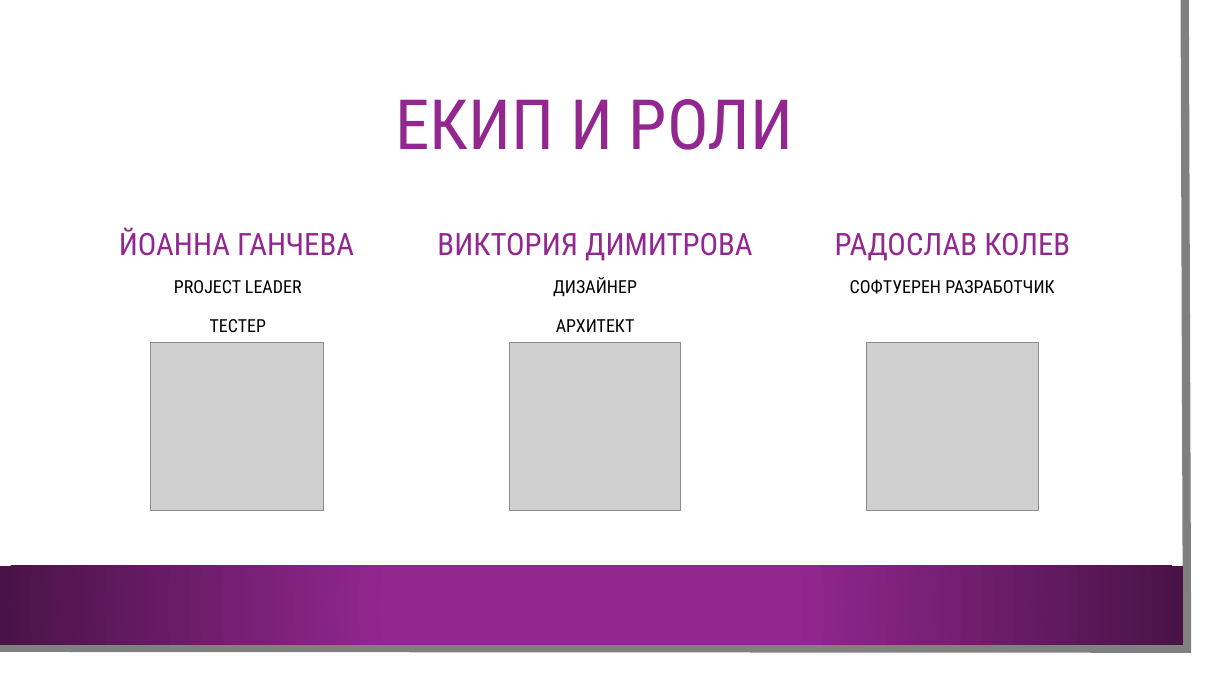
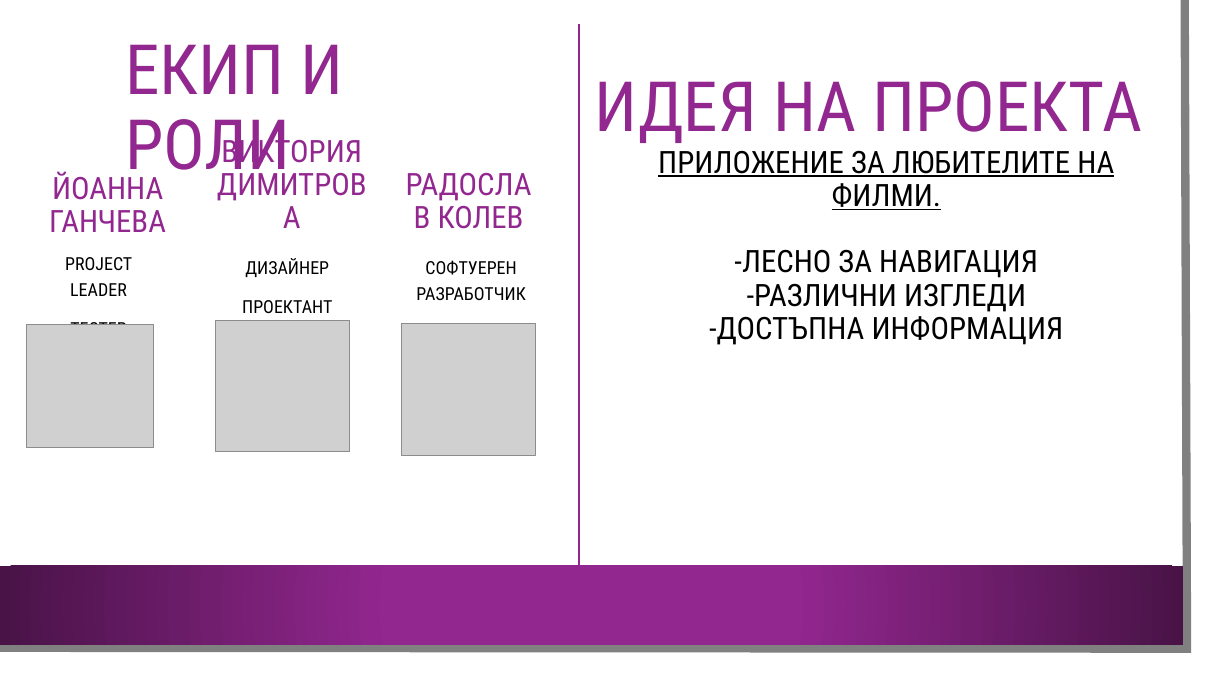
Before and after one commit to RadoslavKolev/DreamMovie, a slide deck: slide 2 of Документация/Презентация - Dream Movie.pptx (slide 3 before the commit). Drawn at 1232x693 pixels with LibreOffice and Linux fonts; fonts in the diff are those of the drawing; grey boxes stand for pictures; background and template pictures are left out. Boxes give left, top, right and bottom in pixels: in the first picture for what was removed or moved away, otherwise in the second. Text is boxed around its words. In the diff, an @@ line names an element or a change of style, - is before the commit and + after.

```diff
--- a/Документация/Презентация - Dream Movie.pptx
+++ b/Документация/Презентация - Dream Movie.pptx
@@ line added from (579, 24) to (579, 578), #92278F 2 pt @@
@@ title "ЕКИП И РОЛИ": place and size @@
-title "ЕКИП И РОЛИ" at box(395, 99, 794, 150)
+title "ЕКИП И РОЛИ" at box(125, 44, 343, 185)
@@ title "ЕКИП И РОЛИ" at box(125, 44, 343, 185): alignment centre to left @@
@@ text added at box(595, 81, 1142, 143), 54 pt, text #92278F @@
+ИДЕЯ НА ПРОЕКТА
@@ text "ВИКТОРИЯ ДИМИТРОВА" rewrapped from box(437, 233, 752, 261) to box(221, 134, 362, 169) @@
@@ text "РАДОСЛАВ КОЛЕВ" rewrapped from box(835, 233, 1070, 261) to box(438, 206, 524, 229) @@
@@ text "ЙОАННА ГАНЧЕВА" rewrapped from box(119, 227, 354, 256) to box(49, 171, 166, 232) @@
@@ text added at box(658, 150, 1114, 345), 24 pt, text #000000 @@
+ПРИЛОЖЕНИЕ ЗА ЛЮБИТЕЛИТЕ НА ФИЛМИ.
+-ЛЕСНО ЗА НАВИГАЦИЯ
+-РАЗЛИЧНИ ИЗГЛЕДИ
+-ДОСТЪПНА ИНФОРМАЦИЯ
@@ text "PROJECT LEADER" rewrapped from box(174, 280, 302, 332) to box(65, 257, 132, 325) @@
@@ text "ДИЗАЙНЕР": place and size @@
-text "ДИЗАЙНЕР" at box(553, 277, 637, 332)
+text "ДИЗАЙНЕР" at box(242, 258, 332, 313)
@@ text "СОФТУЕРЕН РАЗРАБОТЧИК" rewrapped from box(850, 279, 1054, 294) to box(416, 260, 525, 300) @@
@@ picture: place and size @@
-picture at box(151, 342, 323, 510)
+picture at box(27, 324, 153, 448)
@@ picture: place and size @@
-picture at box(509, 342, 681, 510)
+picture at box(216, 320, 350, 452)
@@ text at box(242, 300, 332, 313): text changed @@
-АРХИТЕКТ
+ПРОЕКТАНТ
@@ picture: place and size @@
-picture at box(867, 342, 1039, 510)
+picture at box(402, 323, 536, 455)
```
Also in this commit, not shown: 3 other slides changed, 2 slides removed, 2 other files.
